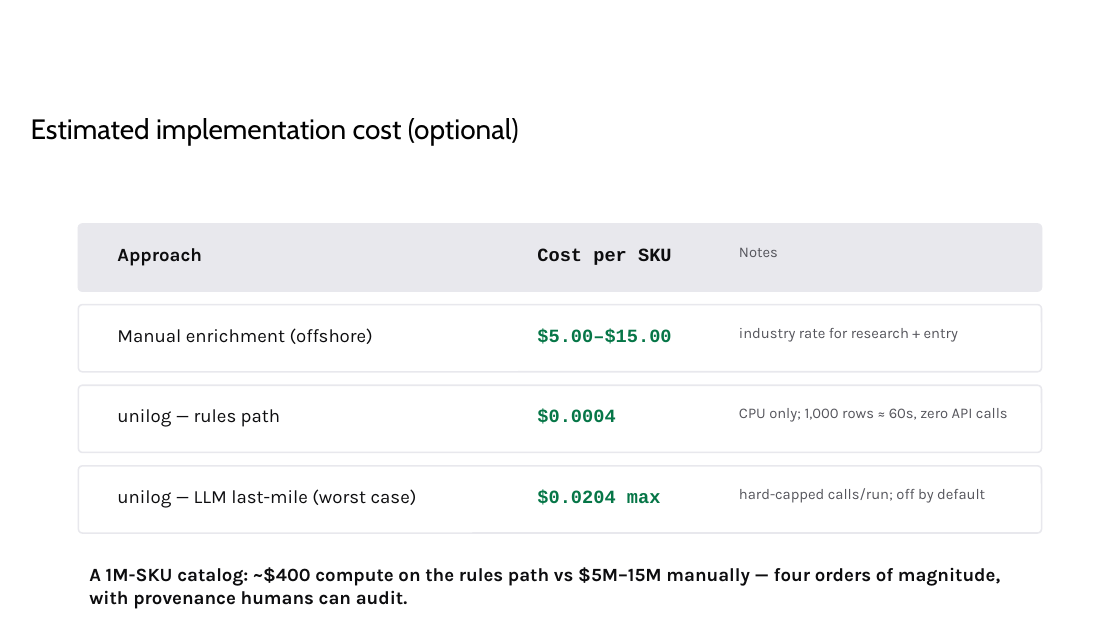
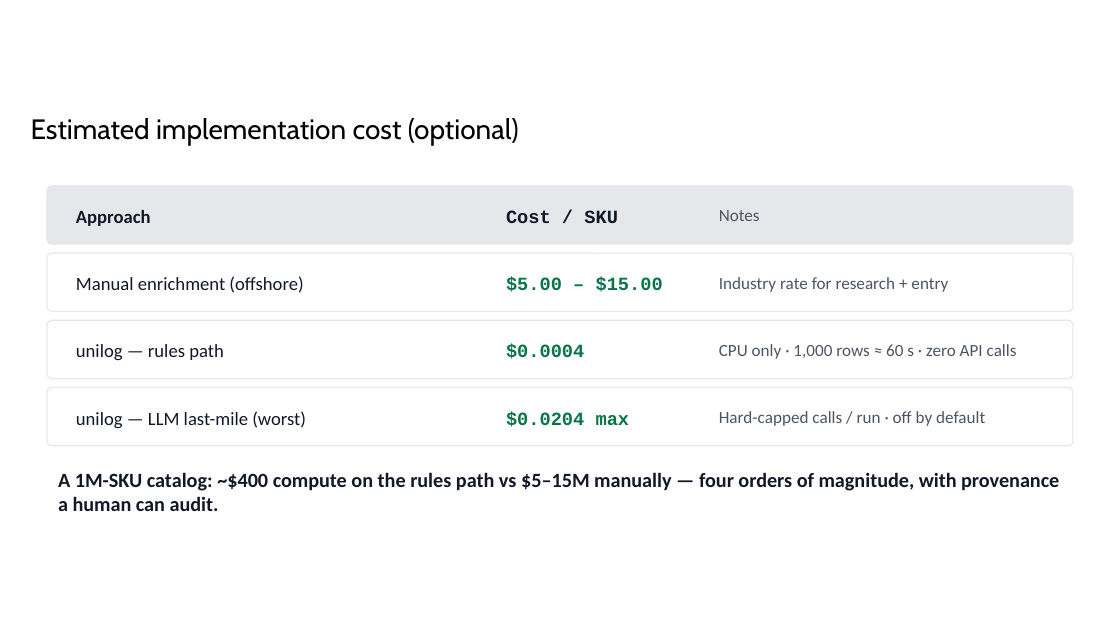
Before and after one commit to shiwani42/unihack-product-enrichment, a slide deck: slide 11 of submission/UniHack_thExplorers_Prototype.pptx. Drawn at 1120x630 pixels with LibreOffice and Linux fonts; fonts in the diff are those of the drawing; background and template pictures are left out. Boxes give left, top, right and bottom in pixels: in the first picture for what was removed or moved away, otherwise in the second. Text is boxed around its words. In the diff, an @@ line names an element or a change of style, - is before the commit and + after.

```diff
--- a/submission/UniHack_thExplorers_Prototype.pptx
+++ b/submission/UniHack_thExplorers_Prototype.pptx
@@ rounded rectangle: place and size @@
-rounded rectangle at (78, 224, 1042, 291)
+rounded rectangle at (47, 186, 1073, 244)
@@ rounded rectangle at (47, 186, 1073, 244): fill #E8E8ED to #E5E7EB; outline #E8E8ED 1 pt to #E5E7EB 0.75 pt; proportions changed @@
@@ text "Approach": place and size @@
-text "Approach" at (117, 248, 202, 266)
+text "Approach" at (76, 210, 151, 226)
@@ text "Notes": place and size @@
-text "Notes" at (739, 248, 778, 257)
+text "Notes" at (719, 210, 760, 221)
@@ text "Notes" at (719, 210, 760, 221): size 9.5 to 11 pt, font Karla to Calibri, text colour #55555C to #4B5563; less space between paragraphs @@
@@ text at (506, 210, 618, 223): text changed; text colour #0D0D0F to #111827 @@
-Cost per SKU
+Cost / SKU
@@ rounded rectangle: place and size @@
-rounded rectangle at (78, 305, 1042, 372)
+rounded rectangle at (47, 253, 1073, 311)
@@ text "Manual enrichment (offshore)": place and size @@
-text "Manual enrichment (offshore)" at (117, 328, 373, 344)
+text "Manual enrichment (offshore)" at (76, 276, 303, 293)
@@ text at (506, 277, 663, 292): text changed @@
-$5.00–$15.00
+$5.00 – $15.00
@@ text at (719, 277, 948, 292): text changed; size 9.5 to 11 pt; font Karla to Calibri; text colour #55555C to #4B5563 @@
-industry rate for research + entry
+Industry rate for research + entry
@@ rounded rectangle: place and size @@
-rounded rectangle at (78, 385, 1042, 452)
+rounded rectangle at (47, 320, 1073, 379)
@@ font Karla to Calibri, text colour #0D0D0F to #111827; less space between paragraphs in 3 elements at (76, 210, 151, 226), (76, 276, 303, 293), (76, 344, 224, 360) @@
@@ text "unilog — rules path": place and size @@
-text "unilog — rules path" at (117, 409, 280, 427)
+text "unilog — rules path" at (76, 344, 224, 360)
@@ text "$0.0004": place and size @@
-text "$0.0004" at (537, 409, 615, 424)
+text "$0.0004" at (506, 344, 584, 359)
@@ text "$0.0004" at (506, 344, 584, 359): less space between paragraphs @@
@@ text at (719, 344, 1017, 359): text changed; size 9.5 to 11 pt; font Karla to Calibri; text colour #55555C to #4B5563 @@
-CPU only; 1,000 rows ≈ 60s, zero API calls
+CPU only · 1,000 rows ≈ 60 s · zero API calls
@@ outline #E8E8ED 1 pt to #E5E7EB 0.75 pt; proportions changed in 3 elements at (47, 253, 1073, 311), (47, 320, 1073, 379), (47, 388, 1073, 446) @@
@@ rounded rectangle: place and size @@
-rounded rectangle at (78, 466, 1042, 533)
+rounded rectangle at (47, 388, 1073, 446)
@@ text at (76, 411, 306, 428): text changed; font Karla to Calibri; text colour #0D0D0F to #111827 @@
-unilog — LLM last-mile (worst case)
+unilog — LLM last-mile (worst)
@@ text "$0.0204 max" at (506, 412, 630, 427): less space between paragraphs @@
@@ text "$0.0204 max": place and size @@
-text "$0.0204 max" at (537, 490, 661, 505)
+text "$0.0204 max" at (506, 412, 630, 427)
@@ text at (719, 411, 985, 426): text changed; size 9.5 to 11 pt; font Karla to Calibri; text colour #55555C to #4B5563 @@
-hard-capped calls/run; off by default
+Hard-capped calls / run · off by default
@@ text at (58, 472, 1059, 511): text changed; size 12 to 13 pt; font Karla to Calibri; text colour #0D0D0F to #111827 @@
-A 1M-SKU catalog: ~$400 compute on the rules path vs $5M–15M manually — four orders of magnitude, with provenance humans can audit.
+A 1M-SKU catalog: ~$400 compute on the rules path vs $5–15M manually — four orders of magnitude, with provenance a human can audit.
```
Also in this commit, not shown: 12 other slides changed, 2 slides added, 2 slides removed, 43 other files.
